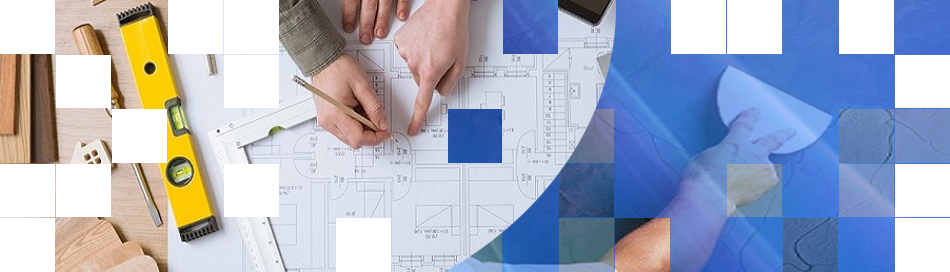
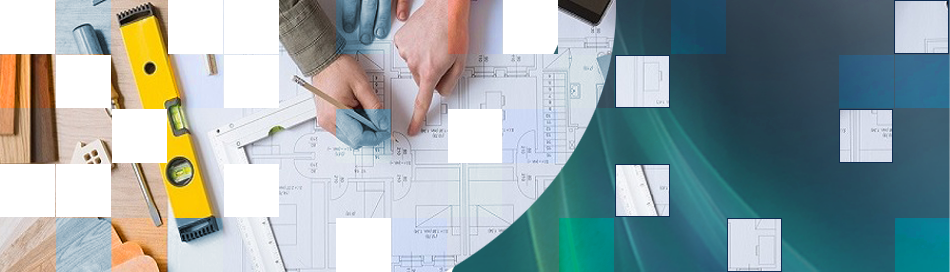
Layer changes from the first 950×272 image to the second:
removed layer "Calque 7" over [0, 0, 616, 272]
removed layer "Calque 8" (was 66%) over [0, 0, 950, 272]
added layer "tills archi" above "archi_modif" over [615, 0, 949, 272]
added layer "archi_modif" above "Teinte/Saturation 3" over [0, 0, 616, 272]
added layer "Calque 5" above "tadelakt" over [452, 0, 950, 272]
renamed "Calque 9" to "tadelakt", hid it over [440, 0, 950, 272]
